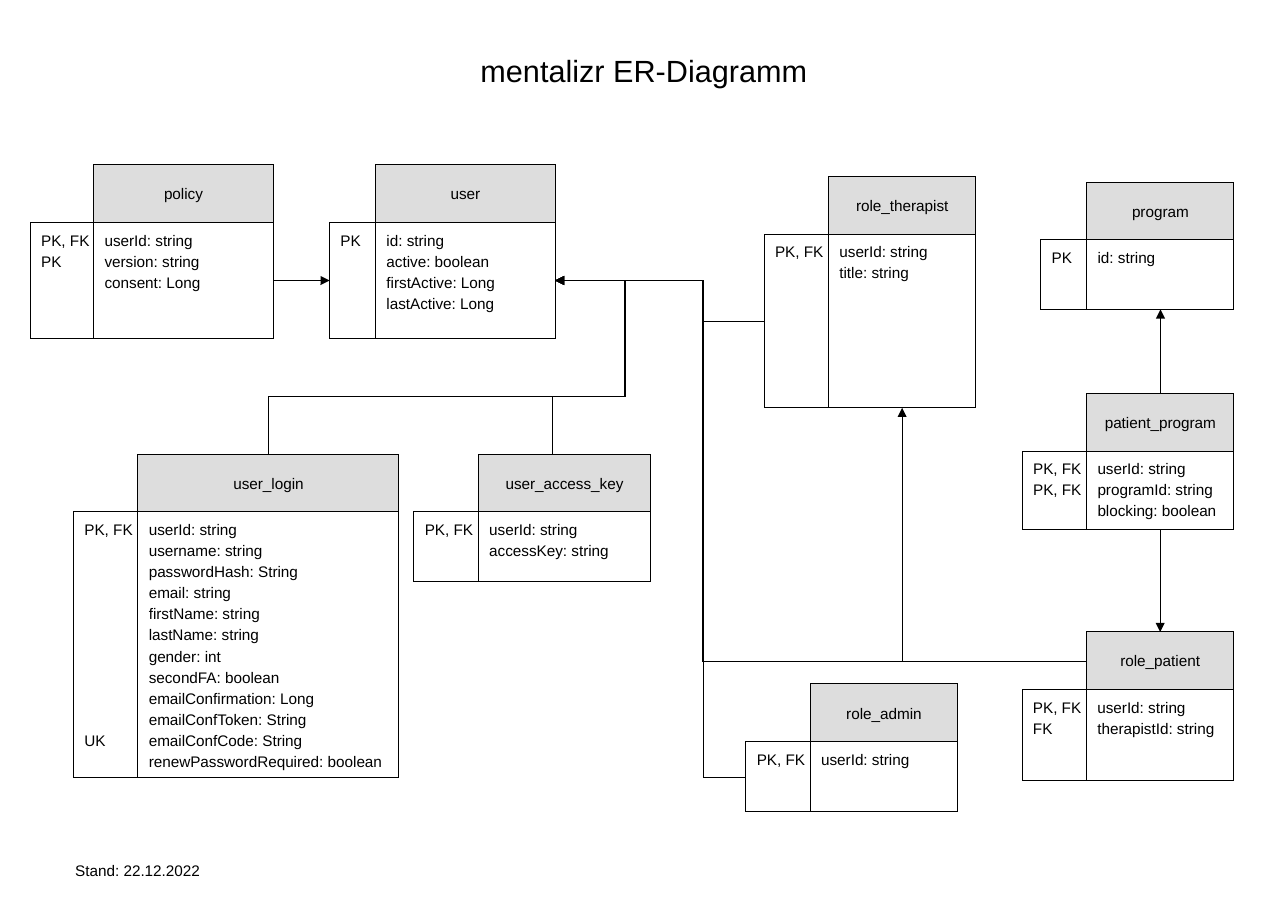
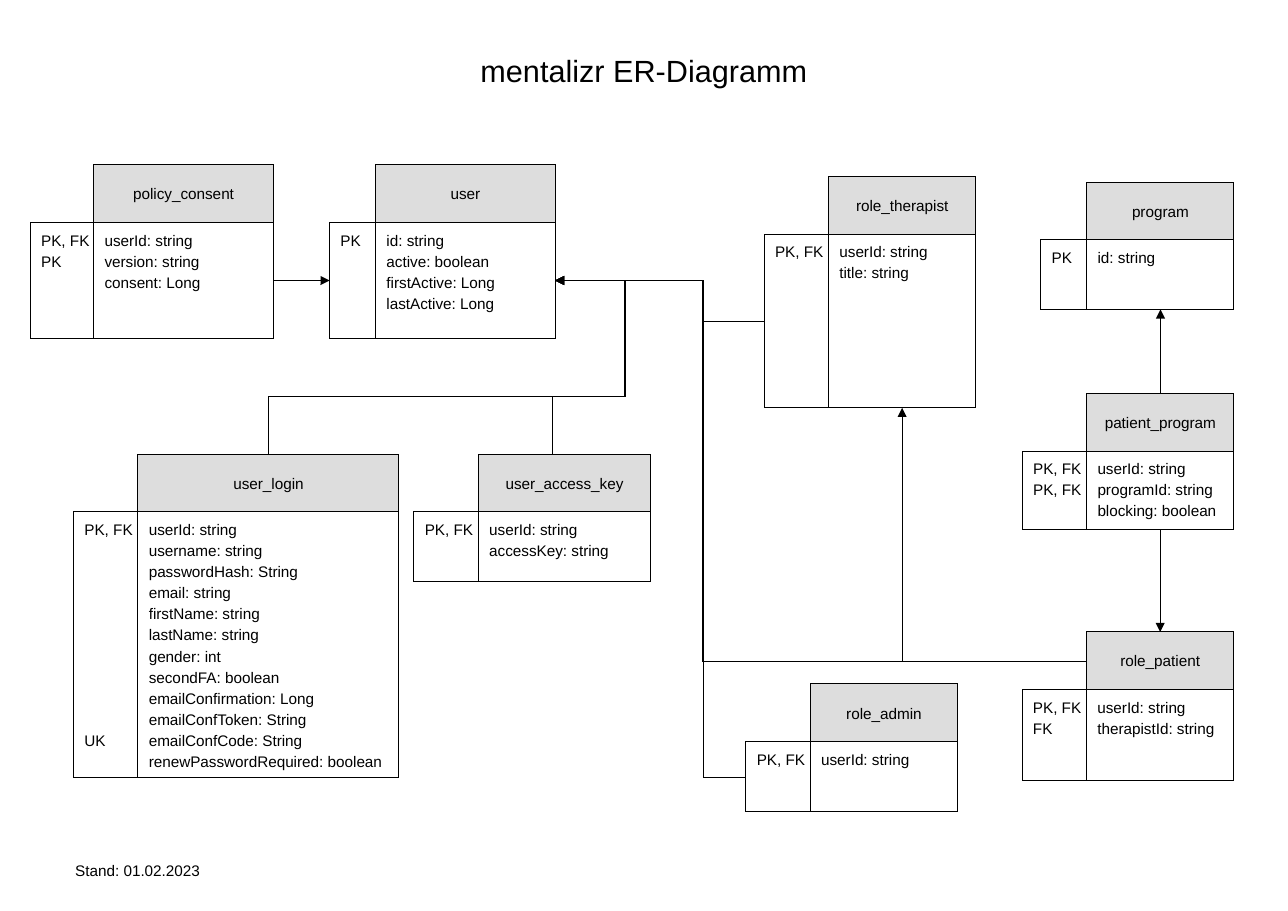
Before and after one commit to mentalizr/m7r-persistence-rdbms, a slide deck: slide 1 of doc/mentalizr-erd.odp. Drawn at 1288x911 pixels with LibreOffice and Linux fonts; fonts in the diff are those of the drawing. Boxes give left, top, right and bottom in pixels: in the first picture for what was removed or moved away, otherwise in the second. Text is boxed around its words. In the diff, an @@ line names an element or a change of style, - is before the commit and + after.

Commit message:
PolicyConsent

```diff
--- a/doc/mentalizr-erd.odp
+++ b/doc/mentalizr-erd.odp
@@ text in rectangle at bbox=[133, 188, 234, 202]: text changed @@
-policy
+policy_consent
@@ text at bbox=[75, 865, 200, 876]: text changed @@
-Stand: 22.12.2022
+Stand: 01.02.2023
```
Also in this commit, not shown: 7 other files.
